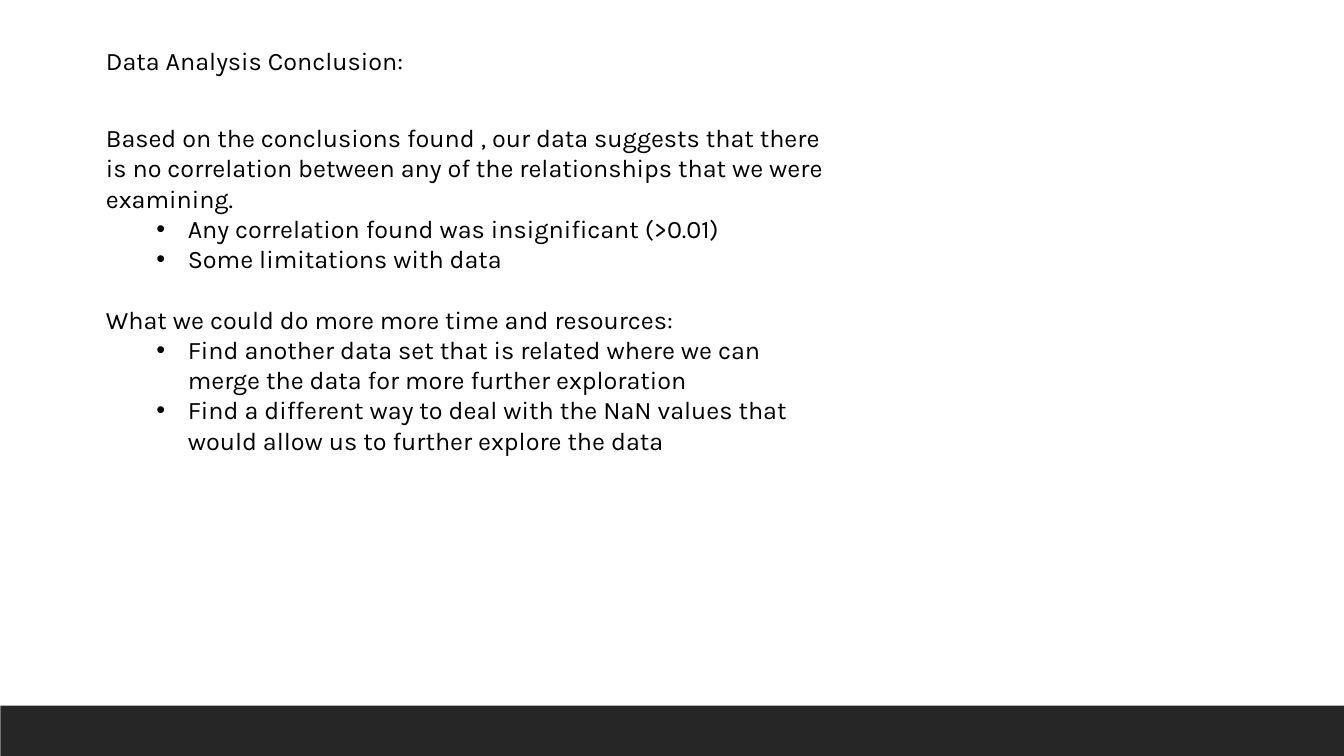
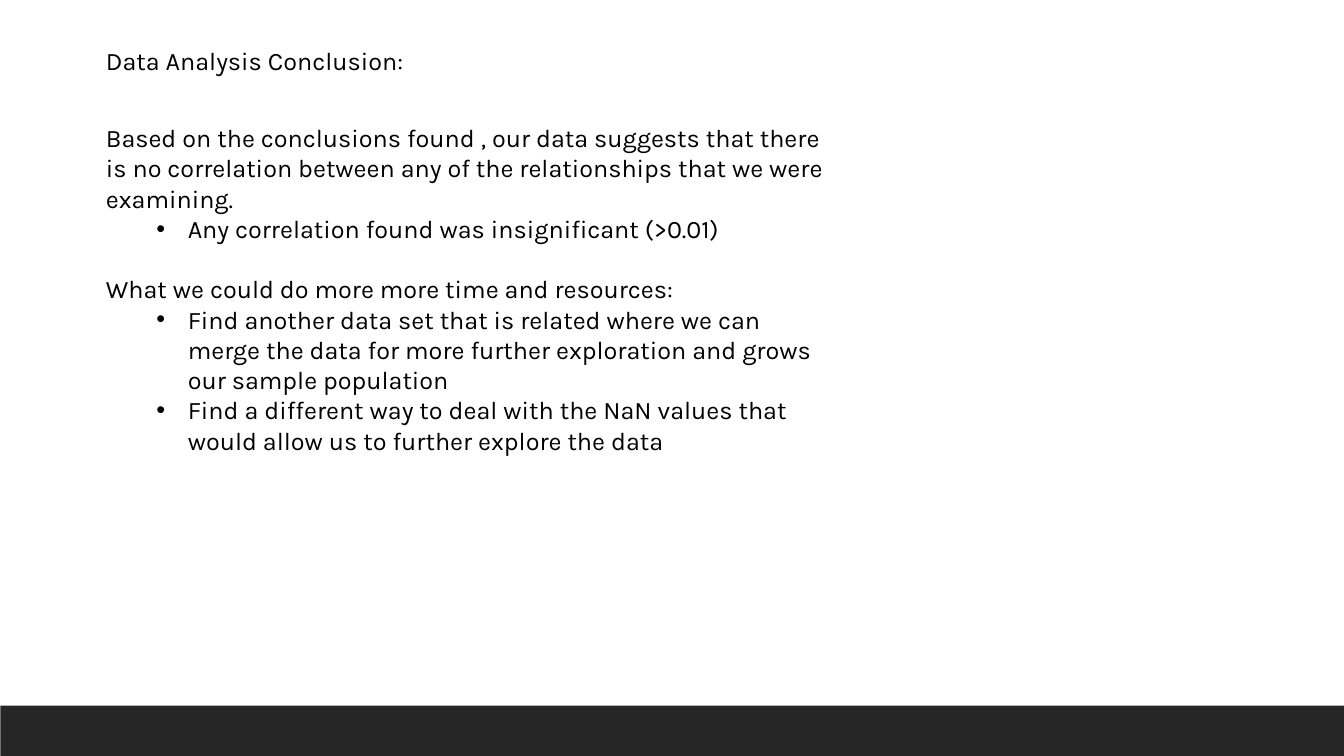
Before and after one commit to lisaislas/UCI-Project-1, a slide deck: slide 18 of Project 1.pptm. Drawn at 1344x756 pixels with LibreOffice and Linux fonts; fonts in the diff are those of the drawing. Boxes give left, top, right and bottom in pixels: in the first picture for what was removed or moved away, otherwise in the second. Text is boxed around its words. In the diff, an @@ line names an element or a change of style, - is before the commit and + after.

```diff
--- a/Project 1.pptm
+++ b/Project 1.pptm
@@ text at box(188, 250, 502, 269): paragraph removed @@
-  • Some limitations with data
@@ text at box(188, 311, 811, 395): text changed @@
-  • Find another data set that is related where we can merge the data for more further exploration
+  • Find another data set that is related where we can merge the data for more further exploration and grows our sample population
```
Also in this commit, not shown: 3 other files.
